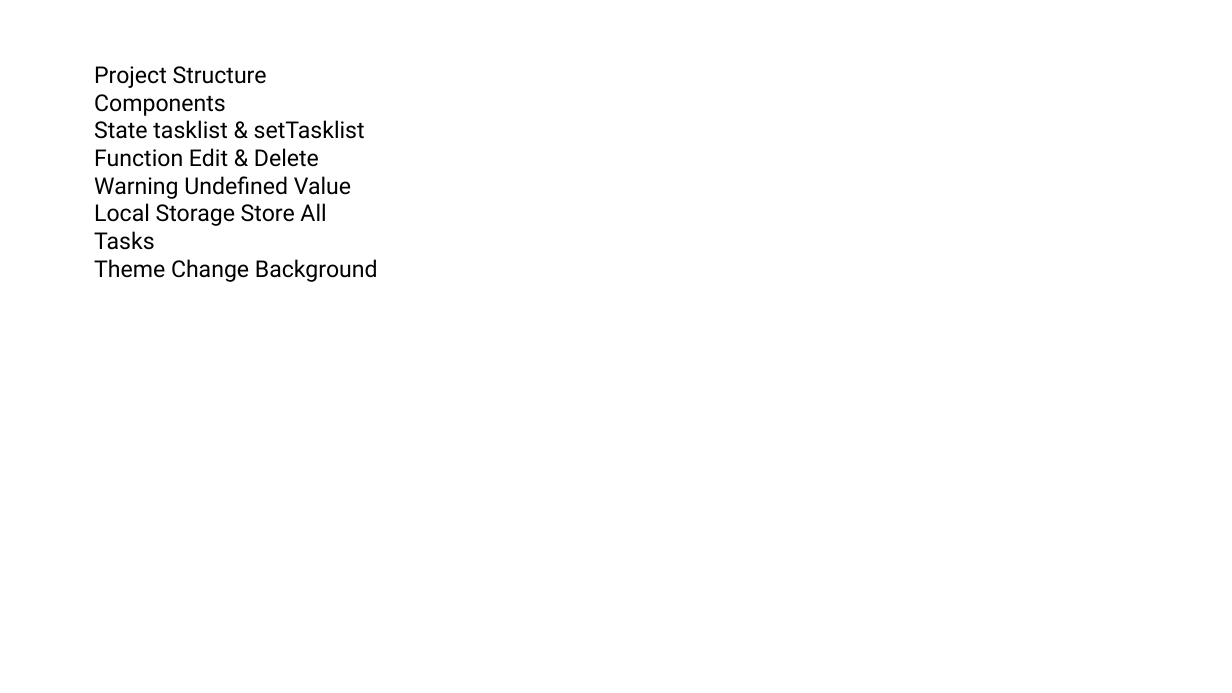
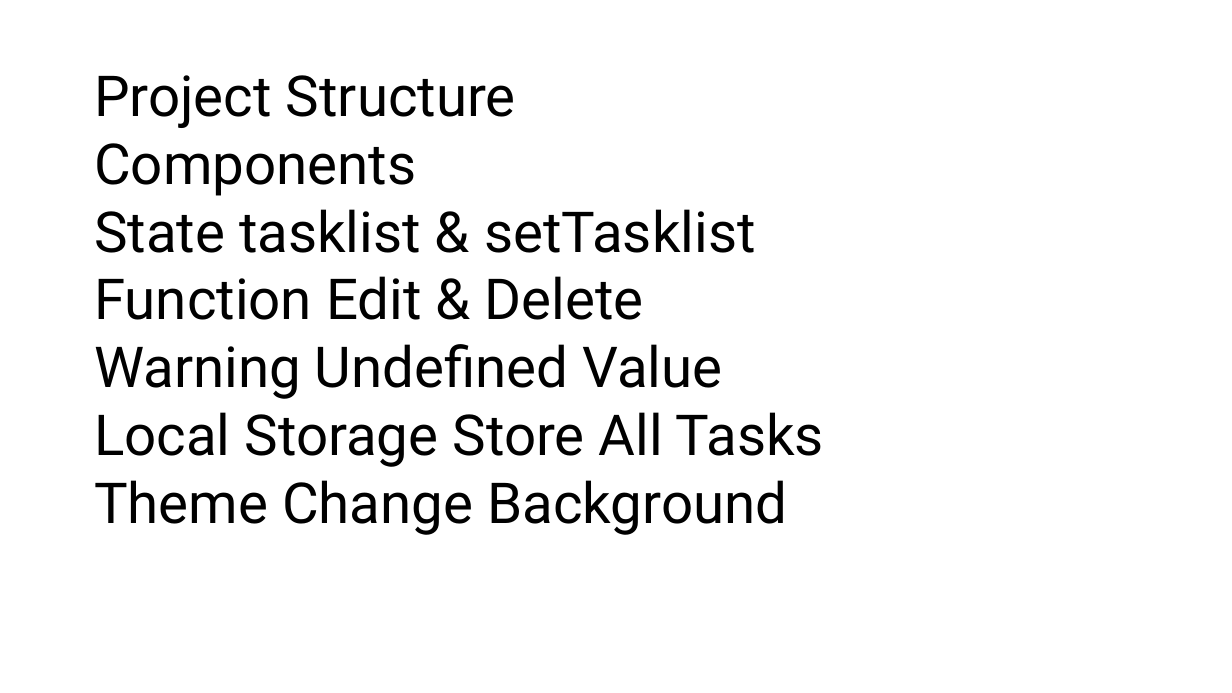
Before and after one commit to PiyushChaturvedii/Batch06, a slide deck: slide 10 of ReactJS/Reactjs.pptx. Drawn at 1232x693 pixels with LibreOffice and Linux fonts; fonts in the diff are those of the drawing. Boxes give left, top, right and bottom in pixels: in the first picture for what was removed or moved away, otherwise in the second. Text is boxed around its words. In the diff, an @@ line names an element or a change of style, - is before the commit and + after.

```diff
--- a/ReactJS/Reactjs.pptx
+++ b/ReactJS/Reactjs.pptx
@@ text "Project Structure" at [94, 75, 824, 535]: size 18 to 44 pt @@
```
Also in this commit, not shown: 1 slide added, 33 other files.
